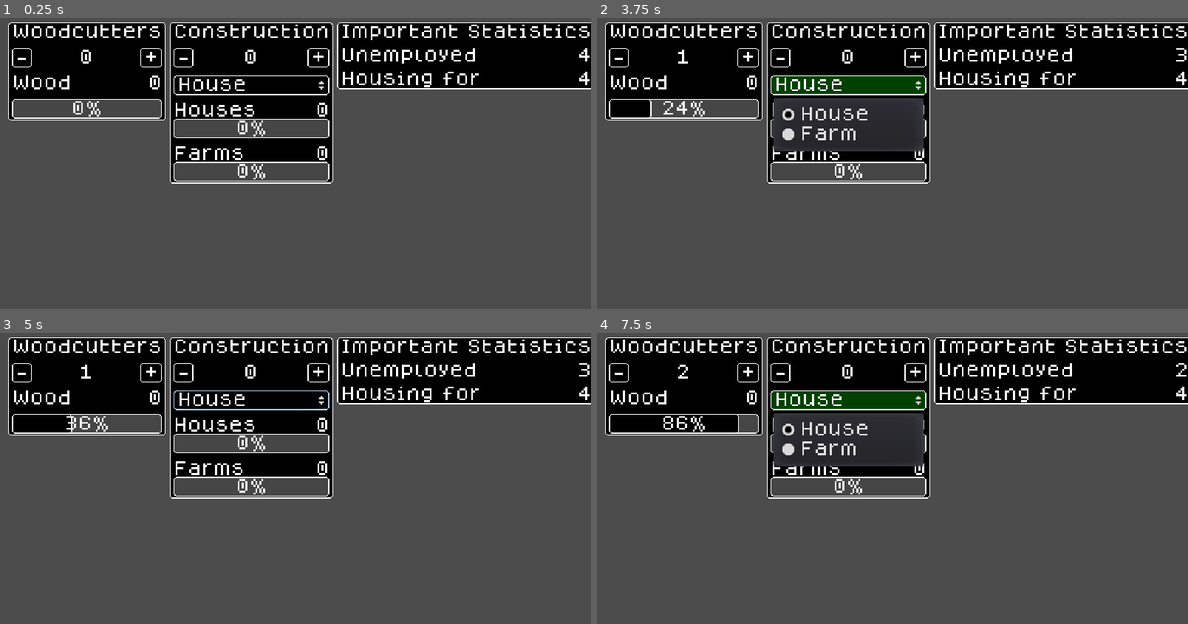
Above: before the commit, frames 1-4 (two rows, left to right).
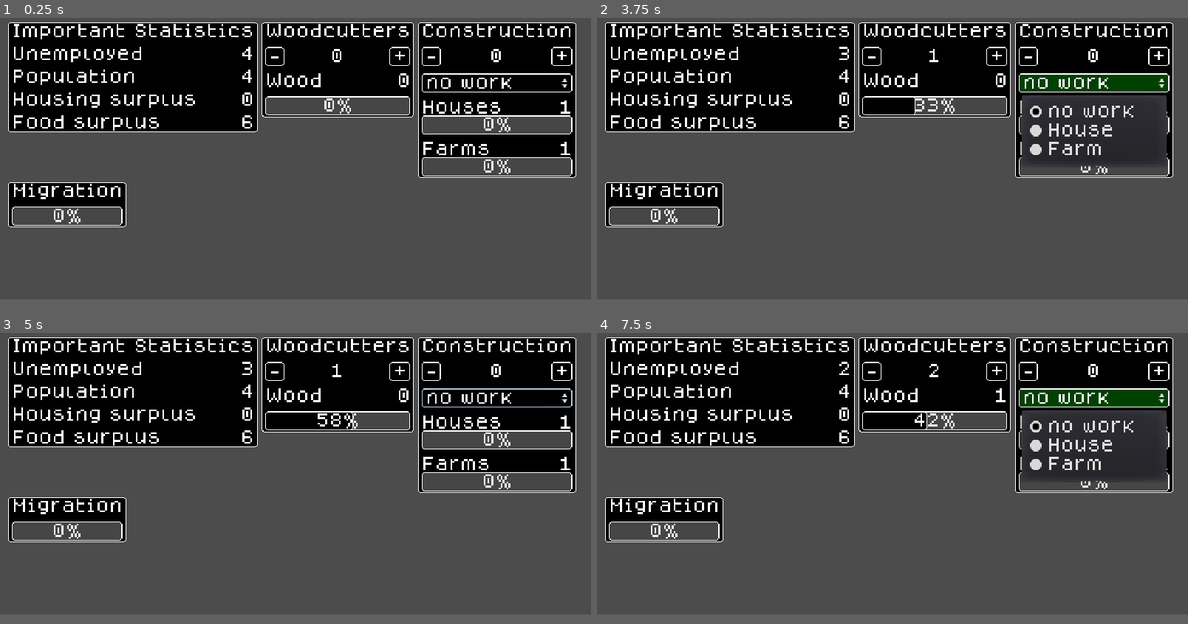
Above: after the commit, the same moments.

Repository: k4gi/guild
Game: Godot game, scene res://main/GuildGame.tscn
Two runs of this game, one before a commit and one after it. Both use one fixed random seed, a clock stepped at 60 frames per second and the inputs below.
Inputs:
- Up to frame 1 (0.25 s): no input
- Up to frame 2 (3.75 s): click "-" at 0.5 s; click "+" at 1.25 s; click "-" at 2 s; click "+" at 2.75 s; click "House" (after the commit: "no work") at 3.5 s
- Up to frame 3 (5 s): click "-" at 4.25 s
- Up to frame 4 (7.5 s): click "+" at 5 s; click "-" at 5.75 s; click "+" at 6.5 s; click "House" (after the commit: "no work") at 7.25 s
In our replay, the window is 800x400 before the commit and 800x387 after it. These sizes can differ from the game's own. Grey fills any space a smaller window leaves; there, only what the larger window draws over its background counts as a difference.

The runs differ from the first frame. In frame 1, 22% of the frame differs, in the area x 1-100%, y 1-72%; in frame 2, 27%; in frame 3, 21%; in frame 4, 26%.

Commit message:
migration with housing and food requirements

Diff:
--- a/main/GuildGame.gd
+++ b/main/GuildGame.gd
@@ -5,16 +5,43 @@
 onready var woodnum = $Margin/Grid/Woodcutters/VBox/HBoxResource/Num
 onready var woodprogressbar = $Margin/Grid/Woodcutters/VBox/ProgressBar
 
-onready var workersnum = $Margin/Grid/PanelContainer2/VBox/HBoxResource/Num
-onready var housenum = $Margin/Grid/PanelContainer2/VBox/HBoxResource2/Num
+onready var workersnum = $Margin/Grid/Statistics/VBox/HBoxWorkers/Num
+onready var populationnum = $Margin/Grid/Statistics/VBox/HBoxPopulation/Num
+onready var housespacenum = $Margin/Grid/Statistics/VBox/HBoxHousing/Num
+onready var foodsurplusnum = $Margin/Grid/Statistics/VBox/HBoxFood/Num
 
-var cuttermulti = 10
+onready var buildernum = $Margin/Grid/Construction/VBox/HBoxWorkers/Num
+onready var housenum = $Margin/Grid/Construction/VBox/VBoxHouses/HBox/Num
+onready var houseprogressbar = $Margin/Grid/Construction/VBox/VBoxHouses/ProgressBar
+onready var farmnum = $Margin/Grid/Construction/VBox/VBoxFarms/HBox/Num
+onready var farmprogressbar = $Margin/Grid/Construction/VBox/VBoxFarms/ProgressBar
+
+onready var migrationprogressbar = $Margin/Grid/Migration/VBox/ProgressBar
+
+
+var cuttermulti = 20
+var buildermulti = 10
+var housemulti = 1
+var farmmulti = 1
+var migrationmulti = 5
 
 var cutter = 0
 var wood = 0
 var woodprogress = 0
+
 var workers = 4
-var house = 4
+var population = 4
+var housespace = 0
+var foodsurplus = 6
+
+var builder = 0
+var buildindex = 0
+var house = 1
+var houseprogress = 0
+var farm = 1
+var farmprogress = 0
+
+var migrationprogress = 0
 
 
 func _process(delta):
@@ -23,18 +50,72 @@
 
 
 func game_process(delta):
+	woodcutting_process(delta)
+	building_process(delta)
+	migration_process(delta)
+
+
+func woodcutting_process(delta):
 	woodprogress += delta*cutter*cuttermulti
 	if woodprogress >= 100:
 		woodprogress = 0
 		wood += 1
 
 
+func building_process(delta):
+	match(buildindex):
+		1: #house
+			if houseprogress == 0:
+				if wood < 10:
+					return
+				if builder > 0:
+					wood -= 10
+			houseprogress += delta*builder*buildermulti*housemulti
+			if houseprogress >= 100:
+				houseprogress = 0
+				house += 1
+				housespace += 4
+		2: #farm
+			if farmprogress == 0:
+				if wood < 20:
+					return
+				if builder > 0:
+					wood -= 20
+			farmprogress += delta*builder*buildermulti*farmmulti
+			if farmprogress >= 100:
+				farmprogress = 0
+				farm += 1
+				foodsurplus += 10
+
+
+func migration_process(delta):
+	if housespace > 0 and foodsurplus > 0:
+		migrationprogress += delta*migrationmulti
+		if migrationprogress >= 100:
+			migrationprogress = 0
+			population += 1
+			workers += 1
+			housespace -= 1
+			foodsurplus -= 1
+
+
 func update_ui():
 	cutternum.set_text(str(cutter))
 	woodnum.set_text(str(wood))
 	woodprogressbar.set_value(woodprogress)
+
 	workersnum.set_text(str(workers))
+	populationnum.set_text(str(population))
+	housespacenum.set_text(str(housespace))
+	foodsurplusnum.set_text(str(foodsurplus))
+
+	buildernum.set_text(str(builder))
 	housenum.set_text(str(house))
+	houseprogressbar.set_value(houseprogress)
+	farmnum.set_text(str(farm))
+	farmprogressbar.set_value(farmprogress)
+
+	migrationprogressbar.set_value(migrationprogress)
 
 
 func _on_CutterMinus_pressed():
@@ -50,12 +131,16 @@
 
 
 func _on_BuilderMinus_pressed():
-	pass # Replace with function body.
+	if builder > 0:
+		builder -= 1
+		workers += 1
 
 
 func _on_BuilderPlus_pressed():
-	pass # Replace with function body.
+	if workers > 0:
+		workers -= 1
+		builder += 1
 
 
 func _on_BuildSelector_item_selected(index):
-	pass
+	buildindex = index
--- a/main/GuildGame.tscn
+++ b/main/GuildGame.tscn
@@ -18,12 +18,119 @@
 margin_bottom = -8.0
 
 [node name="Grid" type="GridContainer" parent="Margin"]
-margin_right = 596.0
+margin_right = 604.0
 margin_bottom = 284.0
 columns = 3
 
+[node name="Statistics" type="PanelContainer" parent="Margin/Grid"]
+margin_right = 262.0
+margin_bottom = 116.0
+size_flags_horizontal = 0
+size_flags_vertical = 0
+
+[node name="VBox" type="VBoxContainer" parent="Margin/Grid/Statistics"]
+margin_left = 4.0
+margin_top = 2.0
+margin_right = 258.0
+margin_bottom = 114.0
+size_flags_horizontal = 0
+size_flags_vertical = 0
+custom_constants/separation = 8
+
+[node name="Header" type="Label" parent="Margin/Grid/Statistics/VBox"]
+margin_right = 254.0
+margin_bottom = 16.0
+text = "Important Statistics"
+align = 1
+valign = 1
+
+[node name="HBoxWorkers" type="HBoxContainer" parent="Margin/Grid/Statistics/VBox"]
+margin_top = 24.0
+margin_right = 254.0
+margin_bottom = 40.0
+
+[node name="Desc" type="Label" parent="Margin/Grid/Statistics/VBox/HBoxWorkers"]
+margin_right = 138.0
+margin_bottom = 16.0
+text = "Unemployed"
+align = 1
+valign = 1
+
+[node name="Num" type="Label" parent="Margin/Grid/Statistics/VBox/HBoxWorkers"]
+margin_left = 138.0
+margin_right = 254.0
+margin_bottom = 16.0
+size_flags_horizontal = 11
+text = "0"
+align = 2
+valign = 1
+
+[node name="HBoxPopulation" type="HBoxContainer" parent="Margin/Grid/Statistics/VBox"]
+margin_top = 48.0
+margin_right = 254.0
+margin_bottom = 64.0
+
+[node name="Desc" type="Label" parent="Margin/Grid/Statistics/VBox/HBoxPopulation"]
+margin_right = 130.0
+margin_bottom = 16.0
+text = "Population"
+align = 1
+valign = 1
+
+[node name="Num" type="Label" parent="Margin/Grid/Statistics/VBox/HBoxPopulation"]
+margin_left = 130.0
+margin_right = 254.0
+margin_bottom = 16.0
+size_flags_horizontal = 11
+text = "0"
+align = 2
+valign = 1
+
+[node name="HBoxHousing" type="HBoxContainer" parent="Margin/Grid/Statistics/VBox"]
+margin_top = 72.0
+margin_right = 254.0
+margin_bottom = 88.0
+
+[node name="Desc" type="Label" parent="Margin/Grid/Statistics/VBox/HBoxHousing"]
+margin_right = 194.0
+margin_bottom = 16.0
+text = "Housing surplus"
+align = 1
+valign = 1
+
+[node name="Num" type="Label" parent="Margin/Grid/Statistics/VBox/HBoxHousing"]
+margin_left = 194.0
+margin_right = 254.0
+margin_bottom = 16.0
+size_flags_horizontal = 11
+text = "0"
+align = 2
+valign = 1
+
+[node name="HBoxFood" type="HBoxContainer" parent="Margin/Grid/Statistics/VBox"]
+margin_top = 96.0
+margin_right = 254.0
+margin_bottom = 112.0
+
+[node name="Desc" type="Label" parent="Margin/Grid/Statistics/VBox/HBoxFood"]
+margin_right = 156.0
+margin_bottom = 16.0
+text = "Food surplus"
+align = 1
+valign = 1
+
+[node name="Num" type="Label" parent="Margin/Grid/Statistics/VBox/HBoxFood"]
+margin_left = 156.0
+margin_right = 254.0
+margin_bottom = 16.0
+size_flags_horizontal = 11
+text = "0"
+align = 2
+valign = 1
+
 [node name="Woodcutters" type="PanelContainer" parent="Margin/Grid"]
-margin_right = 160.0
+margin_left = 266.0
+margin_right = 426.0
 margin_bottom = 100.0
 size_flags_horizontal = 0
 size_flags_vertical = 0
@@ -100,8 +207,8 @@
 size_flags_horizontal = 3
 
 [node name="Construction" type="PanelContainer" parent="Margin/Grid"]
-margin_left = 164.0
-margin_right = 330.0
+margin_left = 430.0
+margin_right = 596.0
 margin_bottom = 164.0
 size_flags_horizontal = 0
 size_flags_vertical = 0
@@ -154,7 +261,8 @@
 margin_top = 52.0
 margin_right = 158.0
 margin_bottom = 72.0
-items = [ "House", null, false, 0, null, "Farm", null, false, 1, null ]
+text = "no work"
+items = [ "no work", null, false, 0, null, "House", null, false, 1, null, "Farm", null, false, 2, null ]
 selected = 0
 
 [node name="VBoxHouses" type="VBoxContainer" parent="Margin/Grid/Construction/VBox"]
@@ -219,105 +327,33 @@
 margin_bottom = 36.0
 size_flags_horizontal = 3
 
-[node name="PanelContainer2" type="PanelContainer" parent="Margin/Grid"]
-margin_left = 334.0
-margin_right = 596.0
-margin_bottom = 68.0
-size_flags_horizontal = 0
-size_flags_vertical = 0
-
-[node name="VBox" type="VBoxContainer" parent="Margin/Grid/PanelContainer2"]
+[node name="Migration" type="PanelContainer" parent="Margin/Grid"]
+margin_top = 168.0
+margin_right = 124.0
+margin_bottom = 216.0
+size_flags_horizontal = 0
+size_flags_vertical = 0
+
+[node name="VBox" type="VBoxContainer" parent="Margin/Grid/Migration"]
 margin_left = 4.0
 margin_top = 2.0
-margin_right = 258.0
-margin_bottom = 66.0
+margin_right = 120.0
+margin_bottom = 46.0
 size_flags_horizontal = 0
 size_flags_vertical = 0
 custom_constants/separation = 8
 
-[node name="Header" type="Label" parent="Margin/Grid/PanelContainer2/VBox"]
-margin_right = 254.0
-margin_bottom = 16.0
-text = "Important Statistics"
-align = 1
-valign = 1
-
-[node name="HBoxWorkers" type="HBoxContainer" parent="Margin/Grid/PanelContainer2/VBox"]
-visible = false
+[node name="Header" type="Label" parent="Margin/Grid/Migration/VBox"]
+margin_right = 116.0
+margin_bottom = 16.0
+text = "Migration"
+align = 1
+valign = 1
+
+[node name="ProgressBar" type="ProgressBar" parent="Margin/Grid/Migration/VBox"]
 margin_top = 24.0
-margin_right = 74.0
+margin_right = 116.0
 margin_bottom = 44.0
-
-[node name="Minus" type="Button" parent="Margin/Grid/PanelContainer2/VBox/HBoxWorkers"]
-margin_right = 20.0
-margin_bottom = 20.0
-size_flags_horizontal = 0
-text = "-"
-
-[node name="Num" type="Label" parent="Margin/Grid/PanelContainer2/VBox/HBoxWorkers"]
-margin_left = 20.0
-margin_top = 2.0
-margin_right = 52.0
-margin_bottom = 18.0
-size_flags_horizontal = 7
-text = "0"
-align = 1
-valign = 1
-
-[node name="Plus" type="Button" parent="Margin/Grid/PanelContainer2/VBox/HBoxWorkers"]
-margin_left = 52.0
-margin_right = 74.0
-margin_bottom = 20.0
-size_flags_horizontal = 0
-text = "+"
-
-[node name="HBoxResource" type="HBoxContainer" parent="Margin/Grid/PanelContainer2/VBox"]
-margin_top = 24.0
-margin_right = 254.0
-margin_bottom = 40.0
-
-[node name="Desc" type="Label" parent="Margin/Grid/PanelContainer2/VBox/HBoxResource"]
-margin_right = 138.0
-margin_bottom = 16.0
-text = "Unemployed"
-align = 1
-valign = 1
-
-[node name="Num" type="Label" parent="Margin/Grid/PanelContainer2/VBox/HBoxResource"]
-margin_left = 138.0
-margin_right = 254.0
-margin_bottom = 16.0
-size_flags_horizontal = 11
-text = "0"
-align = 2
-valign = 1
-
-[node name="HBoxResource2" type="HBoxContainer" parent="Margin/Grid/PanelContainer2/VBox"]
-margin_top = 48.0
-margin_right = 254.0
-margin_bottom = 64.0
-
-[node name="Desc" type="Label" parent="Margin/Grid/PanelContainer2/VBox/HBoxResource2"]
-margin_right = 142.0
-margin_bottom = 16.0
-text = "Housing for"
-align = 1
-valign = 1
-
-[node name="Num" type="Label" parent="Margin/Grid/PanelContainer2/VBox/HBoxResource2"]
-margin_left = 142.0
-margin_right = 254.0
-margin_bottom = 16.0
-size_flags_horizontal = 11
-text = "0"
-align = 2
-valign = 1
-
-[node name="ProgressBar" type="ProgressBar" parent="Margin/Grid/PanelContainer2/VBox"]
-visible = false
-margin_top = 48.0
-margin_right = 74.0
-margin_bottom = 68.0
 size_flags_horizontal = 3
 
 [connection signal="pressed" from="Margin/Grid/Woodcutters/VBox/HBoxWorkers/CutterMinus" to="." method="_on_CutterMinus_pressed"]
--- a/project.godot
+++ b/project.godot
@@ -16,9 +16,9 @@
 
 [display]
 
-window/size/width=600
+window/size/width=620
 window/size/height=300
-window/size/test_width=1200
+window/size/test_width=1240
 window/size/test_height=600
 window/stretch/mode="viewport"
 
Not shown, changed: gitpush
